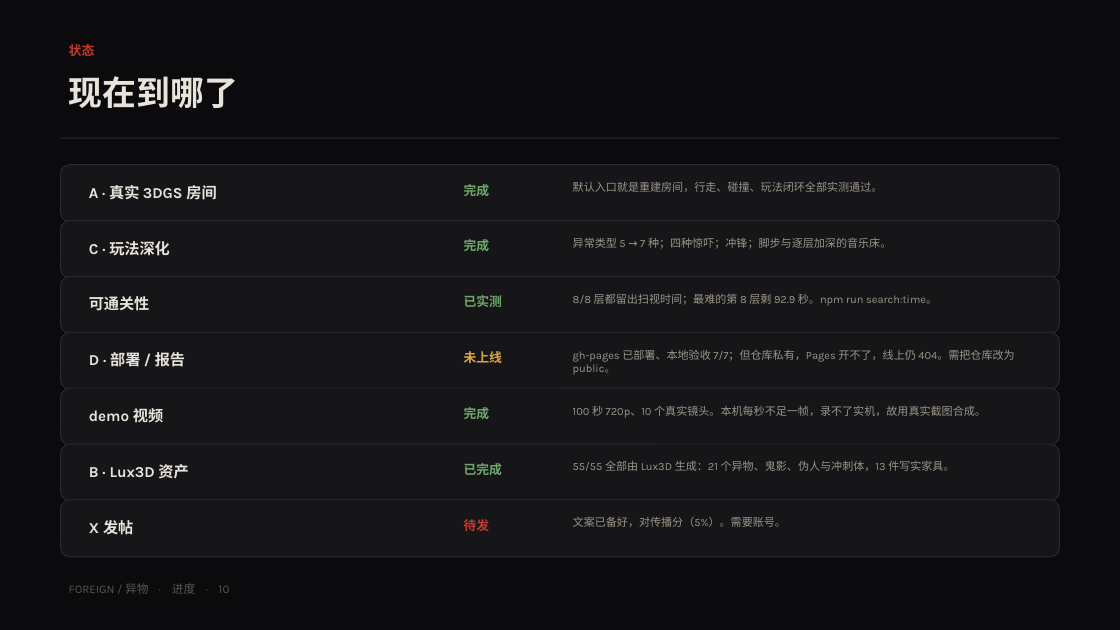
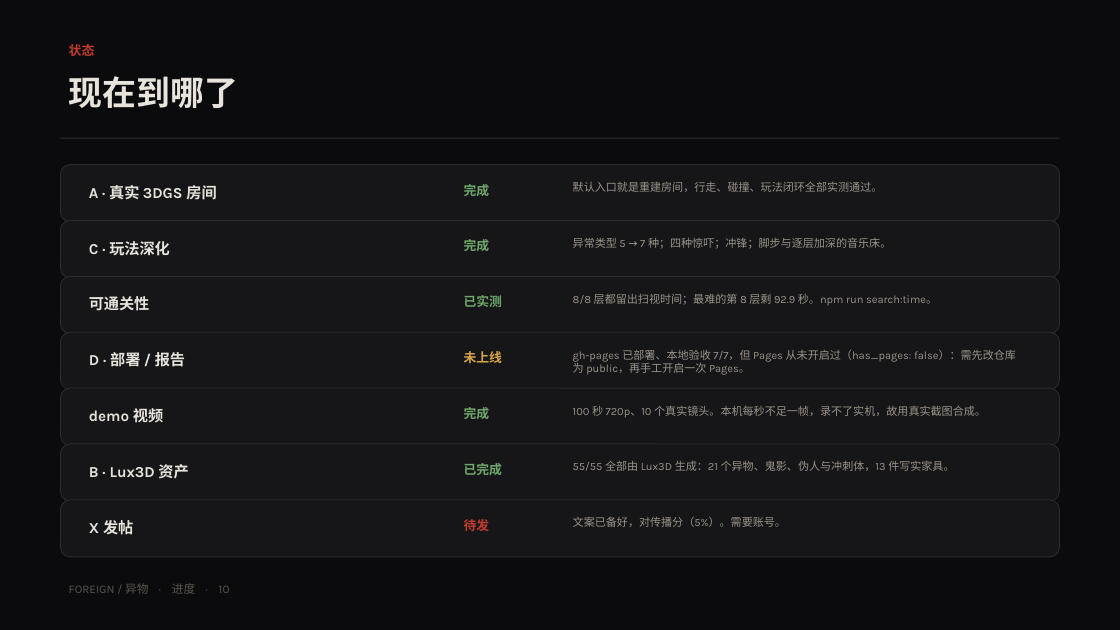
Before and after one commit to cyn-nya/foreign, a slide deck: slide 10 of artifacts/report/FOREIGN-report.pptx. Drawn at 1120x630 pixels with LibreOffice and Linux fonts; fonts in the diff are those of the drawing. Boxes give left, top, right and bottom in pixels: in the first picture for what was removed or moved away, otherwise in the second. Text is boxed around its words. In the diff, an @@ line names an element or a change of style, - is before the commit and + after.

```diff
--- a/artifacts/report/FOREIGN-report.pptx
+++ b/artifacts/report/FOREIGN-report.pptx
@@ text at [573,350,1016,375]: text changed @@
-gh-pages 已部署、本地验收 7/7；但仓库私有，Pages 开不了，线上仍 404。需把仓库改为 public。
+gh-pages 已部署、本地验收 7/7，但 Pages 从未开启过（has_pages: false）：需先改仓库为 public，再手工开启一次 Pages。
```
Also in this commit, not shown: 3 other files.
